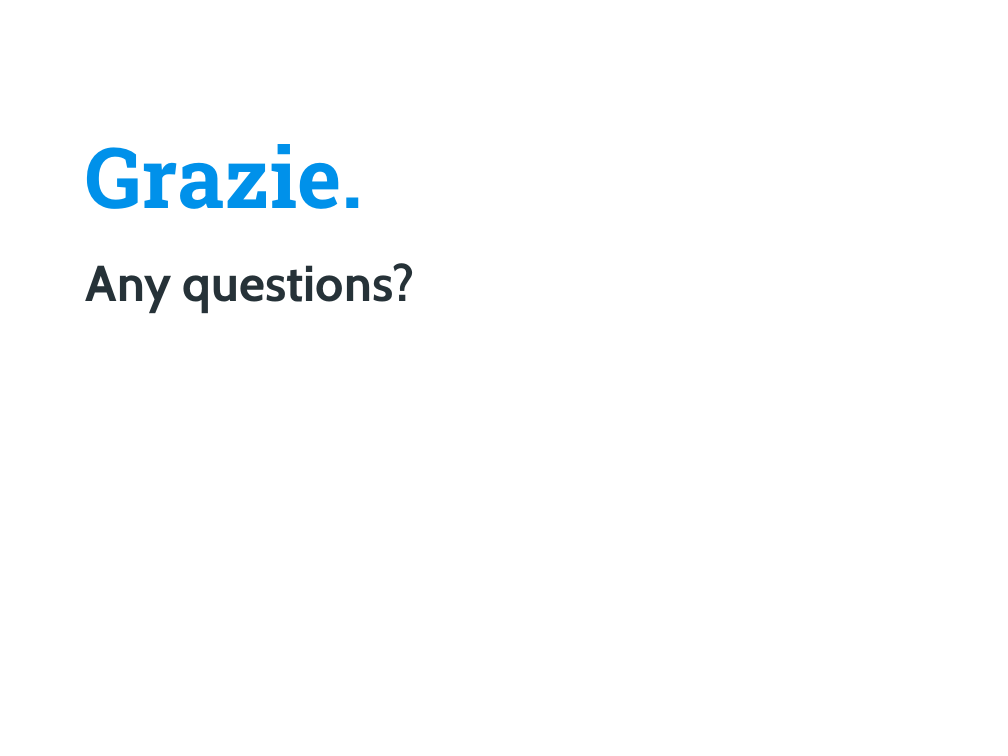
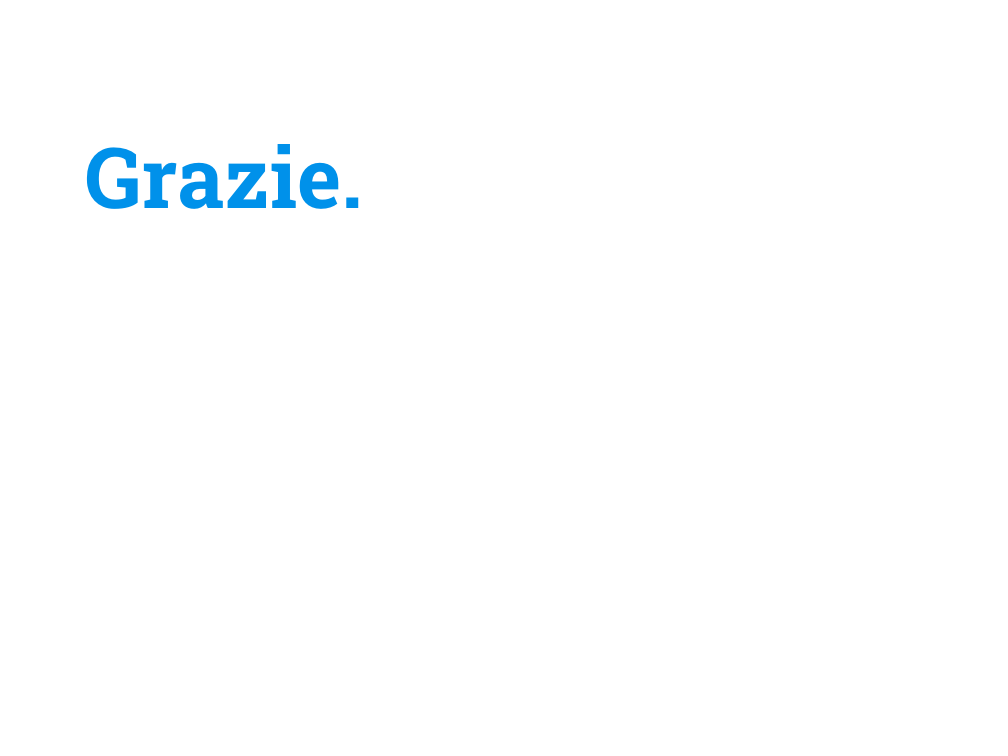
Before and after one commit to davidetalon/link, a slide deck: slide 25 of Presentation slides/Presentazione.pptx. Drawn at 1008x756 pixels with LibreOffice and Linux fonts; fonts in the diff are those of the drawing; background and template pictures are left out. Boxes give left, top, right and bottom in pixels: in the first picture for what was removed or moved away, otherwise in the second. Text is boxed around its words. In the diff, an @@ line names an element or a change of style, - is before the commit and + after.

```diff
--- a/Presentation slides/Presentazione.pptx
+++ b/Presentation slides/Presentazione.pptx
@@ subtitle removed at (x1=86, y1=263, x2=415, y2=312) @@
-Any questions?
```
Also in this commit, not shown: 1 other slide changed, 7 slides added, 1 slide removed.
